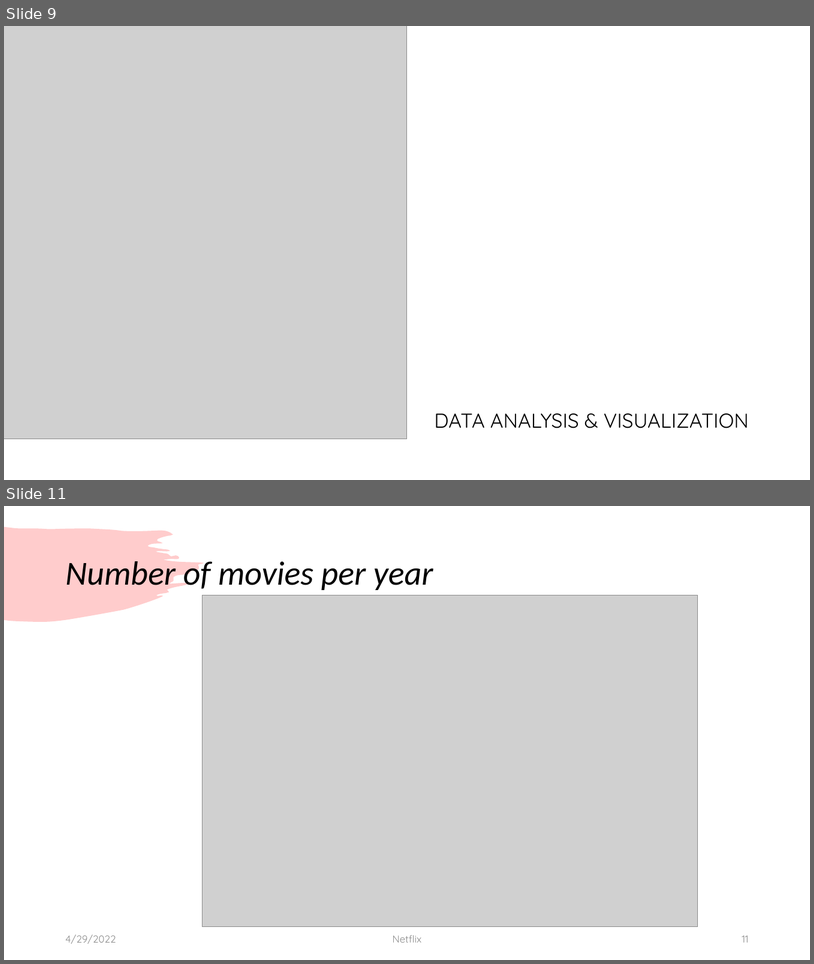
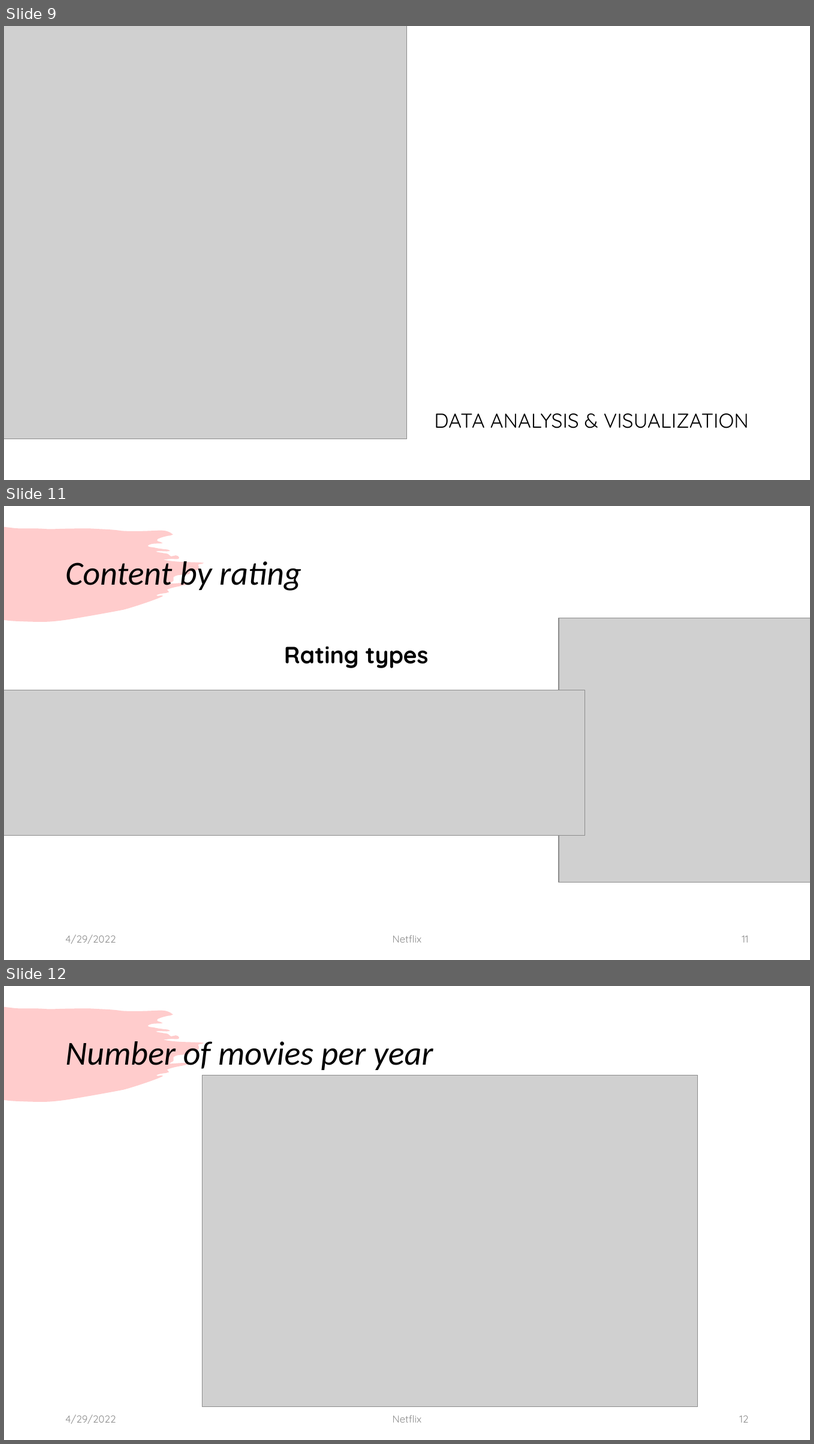
Before and after one commit to Kevinle76/NetFlix, a slide deck: Project_1.pptx. Shown one above the other, each under a label of ours: slides 9 and 11 before the commit, slides 9, 11 and 12 after it; the slides between them are not shown. The pictures are 814x964 and 814x1444 pixels, drawn with LibreOffice and Linux fonts; fonts in the diff are those of the drawing; grey boxes stand for pictures. Boxes give left, top, right and bottom in pixels: in the first picture for what was removed or moved away, otherwise in the second. Text is boxed around its words. In the diff, an @@ line names an element or a change of style, - is before the commit and + after.

```diff
--- a/Project_1.pptx
+++ b/Project_1.pptx
@@ slide 11 added at [4, 506, 810, 960], background #FFFFFF; not listed: 1 template element that a slide beside it also shows @@
@@ title added at [65, 559, 302, 592], 40 pt, text #000000, italic @@
+Content by rating
@@ picture added at [560, 618, 810, 882] @@
@@ text added at [284, 646, 429, 668], 28 pt, text #000000, bold @@
+Rating types
@@ picture added at [4, 690, 585, 835] @@
@@ text added at [65, 934, 116, 943], 12 pt, text #8C8C8C @@
+4/29/2022
@@ text added at [393, 935, 422, 942], 12 pt, text #8C8C8C @@
+Netflix
@@ page number added at [742, 935, 749, 942], 12 pt, text #8C8C8C @@
+11
@@ what was slide 11 is now slide 12 @@
@@ page number at [740, 1415, 749, 1422]: text changed @@
-11
+12
```
Also in this commit, not shown: 2 slides changed, 3 other files.
